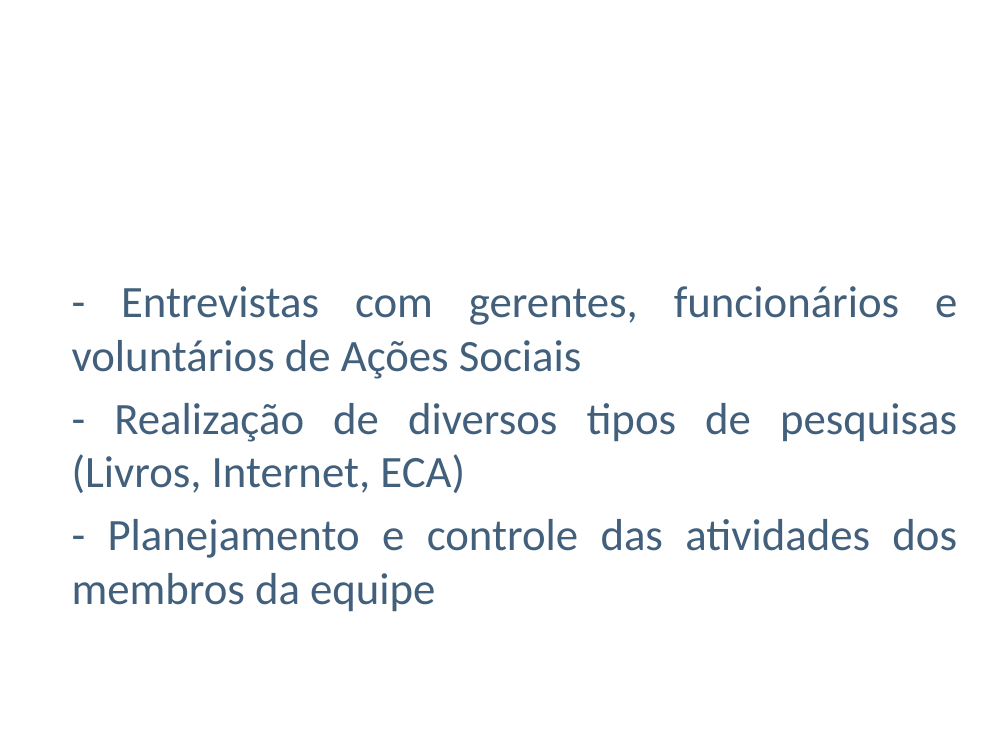
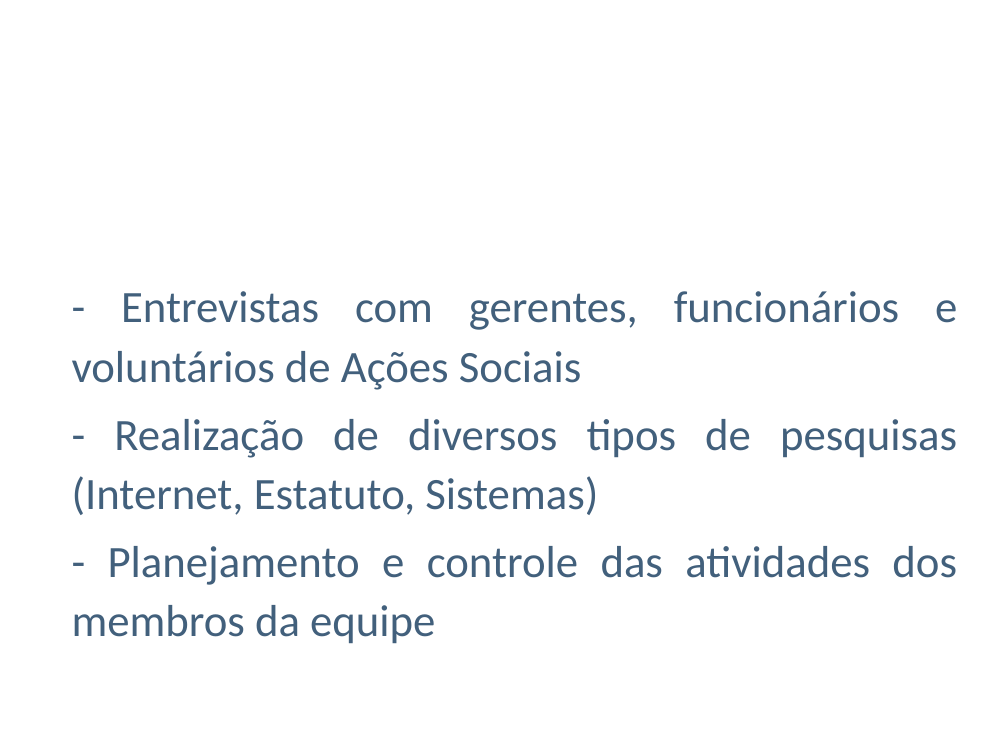
Before and after one commit to ViniciusConsultor/sistema-gestao-social, a slide deck: slide 5 of 6- Gerencia de Projetos/6.5 - Apresentacoes/SGS – SISTEMA DE GESTÃO SOCIAL (03-12).pptx. Drawn at 1008x756 pixels with LibreOffice and Linux fonts; fonts in the diff are those of the drawing; background and template pictures are left out. Boxes give left, top, right and bottom in pixels: in the first picture for what was removed or moved away, otherwise in the second. Text is boxed around its words. In the diff, an @@ line names an element or a change of style, - is before the commit and + after.

```diff
--- a/6- Gerencia de Projetos/6.5 - Apresentacoes/SGS – SISTEMA DE GESTÃO SOCIAL (03-12).pptx
+++ b/6- Gerencia de Projetos/6.5 - Apresentacoes/SGS – SISTEMA DE GESTÃO SOCIAL (03-12).pptx
@@ text at <box>72,291,957,644</box>: line spacing 1 to 1.1 @@
@@ text at <box>72,419,957,515</box>: text changed @@
-- Realização de diversos tipos de pesquisas (Livros, Internet, ECA)
+- Realização de diversos tipos de pesquisas (Internet, Estatuto, Sistemas)
```
Also in this commit, not shown: 2 other slides changed, 7 other files.
